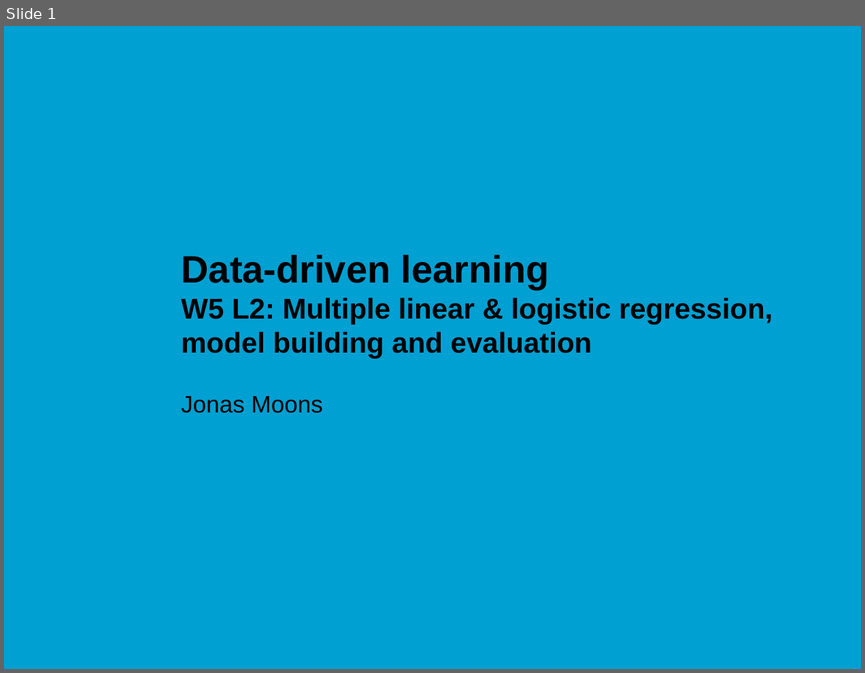
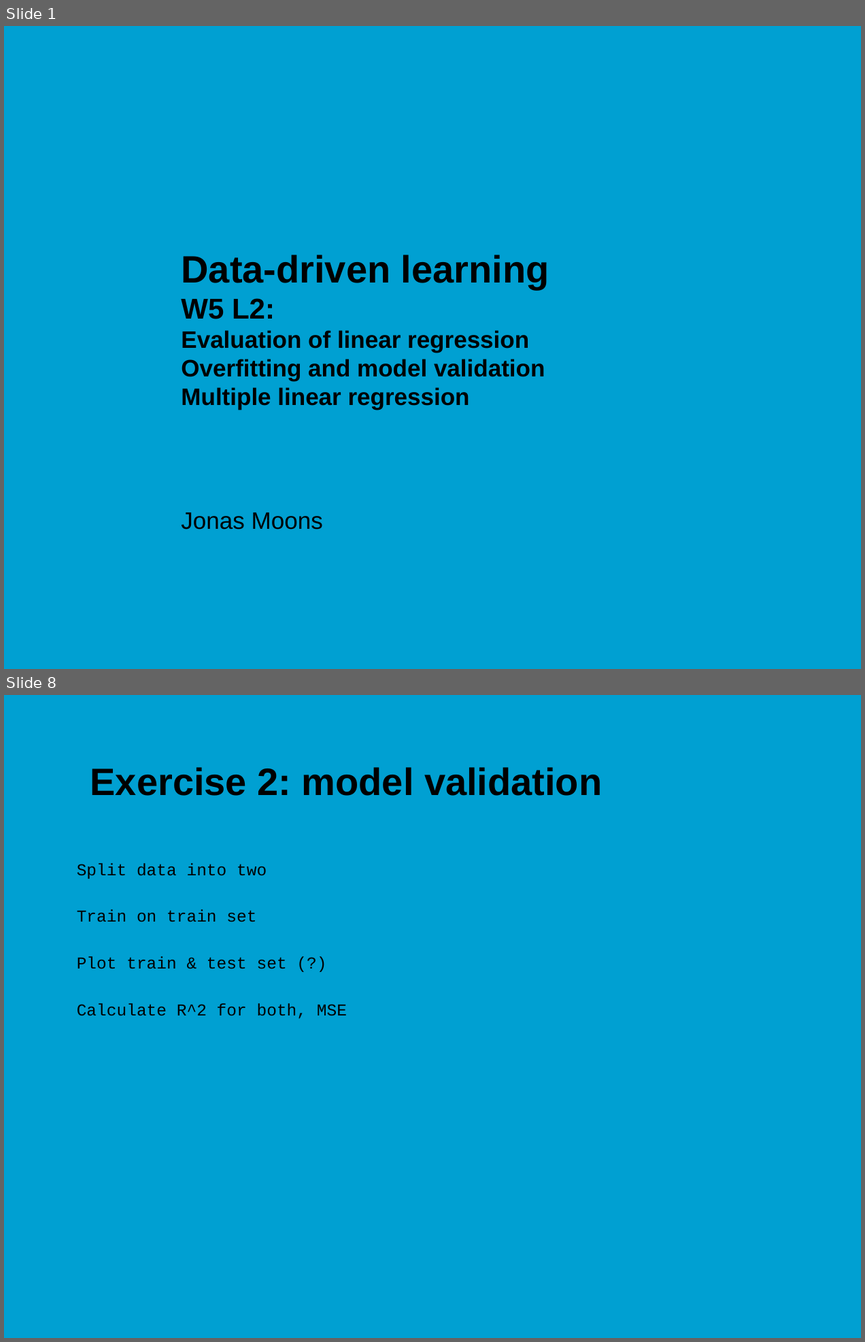
Before and after one commit to jonasmoons/data-driven-learning, a slide deck: slides/ddl-w5l2.pptx. Shown one above the other, each under a label of ours: slide 1 before the commit, slides 1 and 8 after it; the slides between them are not shown. The pictures are 865x673 and 865x1342 pixels, drawn with LibreOffice and Linux fonts; fonts in the diff are those of the drawing; background and template pictures are left out. Boxes give left, top, right and bottom in pixels: in the first picture for what was removed or moved away, otherwise in the second. Text is boxed around its words. In the diff, an @@ line names an element or a change of style, - is before the commit and + after.

```diff
--- a/slides/ddl-w5l2.pptx
+++ b/slides/ddl-w5l2.pptx
@@ slide 8 added at <box>4,695,861,1338</box>, background picture (left out) @@
@@ title added at <box>90,767,602,796</box>, 32 pt, text #000000, bold @@
+Exercise 2: model validation
@@ text added at <box>77,863,347,1019</box>, 14 pt, text #000000 @@
+Split data into two
+Train on train set
+Plot train & test set (?)
+Calculate R^2 for both, MSE
@@ slide 1 changed as well @@
@@ title at <box>181,254,549,410</box>: text changed; size 24 to 20 pt @@
-Data-driven learning
-W5 L2: Multiple linear & logistic regression, model building and evaluation
+Data-driven learning
+W5 L2:
+Evaluation of linear regression
+Overfitting and model validation
+Multiple linear regression
@@ subtitle "Jonas Moons": place and size @@
-subtitle "Jonas Moons" at <box>181,396,323,413</box>
+subtitle "Jonas Moons" at <box>181,512,323,529</box>
```
Also in this commit, not shown: 8 other slides added, 4 other files.
